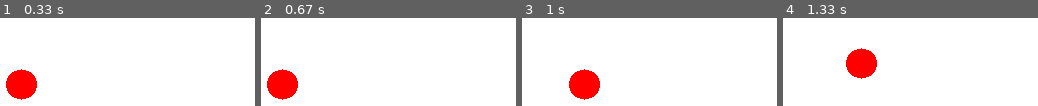
Above: before the commit, frames 1-4 (left to right).
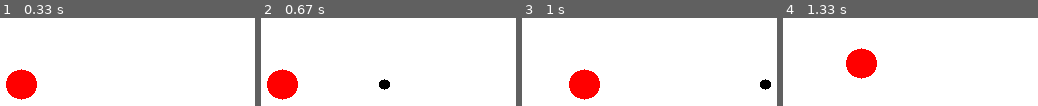
Above: after the commit, the same moments.

Repository: sattfatt/Simple-AI
Game: pygame game, started from pygame1/test.py
Same seed, same stepped clock (60 frames per second), same inputs: the game is played once before the commit and once after it. The source is Python 2; it was converted automatically to run under Python 3.
Inputs (mouse positions are in pixels of both pictures, inside the frame that each line leads up to):
- Up to frame 1 (0.33 s): no input
- Up to frame 2 (0.67 s): click (332, 84) at 0.38 s
- Up to frame 3 (1 s): hold D from 0.67 s (still down); move the mouse to (573, 101) at 0.7 s
- Up to frame 4 (1.33 s): release D at 1.13 s; hold W from 1.17 s (still down)

Frame 1 is identical in both runs. In frame 2, 0.4% of the frame differs, in the area x 46-51%, y 69-82%; in frame 3, 0.4%; in frame 4, nothing differs.

Commit message:
Added projectile system with mouse aiming.

Diff:
--- a/pygame1/test.py
+++ b/pygame1/test.py
@@ -2,12 +2,17 @@
 from pygame.locals import *
 from pygame import gfxdraw
 import numpy as np
+import math
 
 # main
 
+
+MAXDISPX = 500
+MAXDISPY = 400
+
 pygame.init()
 
-DISPLAYSURF = pygame.display.set_mode((500,400), 0, 32)
+DISPLAYSURF = pygame.display.set_mode((MAXDISPX,MAXDISPY), 0, 32)
 
 pygame.display.set_caption('Animation')
 
@@ -18,13 +23,13 @@
 #     events    #
 # ------------- #
 
-MOVELEFT = 97
+MOVELEFT  = 97
 MOVERIGHT = 100
-MOVEUP = 119
-MOVEDOWN = 115
+MOVEUP    = 119
+MOVEDOWN  = 115
 
 MOVESPEED = 1
-PROJVEL = 5
+PROJVEL   = 3
 
 # ------------- #
 #     colors    #
@@ -51,7 +56,9 @@
     def __init__(self, pos, dir, size, color, surf):
         self.pos = np.asarray(pos)
 
-        self.dir = dir
+        self.dir = float(dir)
+
+        self.cursorangle = 0
 
         self.size = size
 
@@ -59,37 +66,62 @@
 
         self.SURFACE = surf
 
+        self.speedMag = PROJVEL
+
+        self.speed = (float(self.speedMag*math.cos(self.dir)),
+                      float(self.speedMag*math.sin(self.dir)))
+
     def spawn(self):
-        pygame.gfxdraw.filled_circle(self.SURFACE, self.pos[0], self.pos[1], self.size, self.color)
-
+        pygame.gfxdraw.filled_circle(self.SURFACE,
+                                     np.round(self.pos[0]).astype(int),
+                                     np.round(self.pos[1]).astype(int),
+                                     self.size,
+                                     self.color)
 
     def updatePos(self, dpos):
         pos = (self.pos + np.round(dpos)).astype(int)
         pygame.gfxdraw.filled_circle(self.SURFACE, pos[0], pos[1], self.size, self.color)
         self.pos = pos
 
-        pass
+    def updateProjectile(self):
+        self.pos = (self.pos + self.speed)
 
     def updateDir(self, dir):
         self.dir = dir
-        pass
 
+    def getCursorAngle(self):
+        mousepos = np.array(pygame.mouse.get_pos())
+        heading = mousepos - self.pos
+        print heading
+        return math.atan2(heading[1], heading[0])
+
+def removeCondition(entity):
+    if entity.pos[0] <= 0 or entity.pos[1] <= 0 or entity.pos[0] >= MAXDISPX or entity.pos[1] >= MAXDISPY:
+        return False
+    else:
+        return True
 
 # ------------- #
 #      main     #
 # ------------- #
 
-
-bob = Entity((200,200), (1, 1), 15, RED, DISPLAYSURF)
+bob = Entity((200,200), 1, 15, RED, DISPLAYSURF)
 
 projectiles = []
+
+
+hitboxes = []
+
 
 prevkey = 0
 hold = False
 
 while True:
     DISPLAYSURF.fill(WHITE)
+
+    # event handling
     for event in pygame.event.get():
+
         if event.type == QUIT:
             pygame.quit()
             sys.exit()
@@ -115,6 +147,10 @@
         if event.type == KEYUP:
             hold = False
             prevkey = 0
+        if event.type == MOUSEBUTTONDOWN:
+            angle = bob.getCursorAngle()
+            print angle
+            projectiles.append(Entity((bob.pos[0], bob.pos[1]), angle, 5, BLACK, DISPLAYSURF))
 
     if hold:
         if prevkey == MOVELEFT or (hold & prevkey == MOVELEFT):
@@ -130,11 +166,18 @@
             print('left event hold')
             bob.updatePos(np.array([0, MOVESPEED]))
 
-    if not projectiles:
+    # projectile handling
+    if projectiles:
+        #print('Projectile(s) Present!')
+
         for proj in projectiles:
 
+            proj.updateProjectile()
+
             proj.spawn()
-
+        # remove projectile from list if remove condition is met.
+        projectiles[:] = [x for x in projectiles if removeCondition(x)]
+    # entity handling
     bob.spawn()
 
     pygame.display.update()
